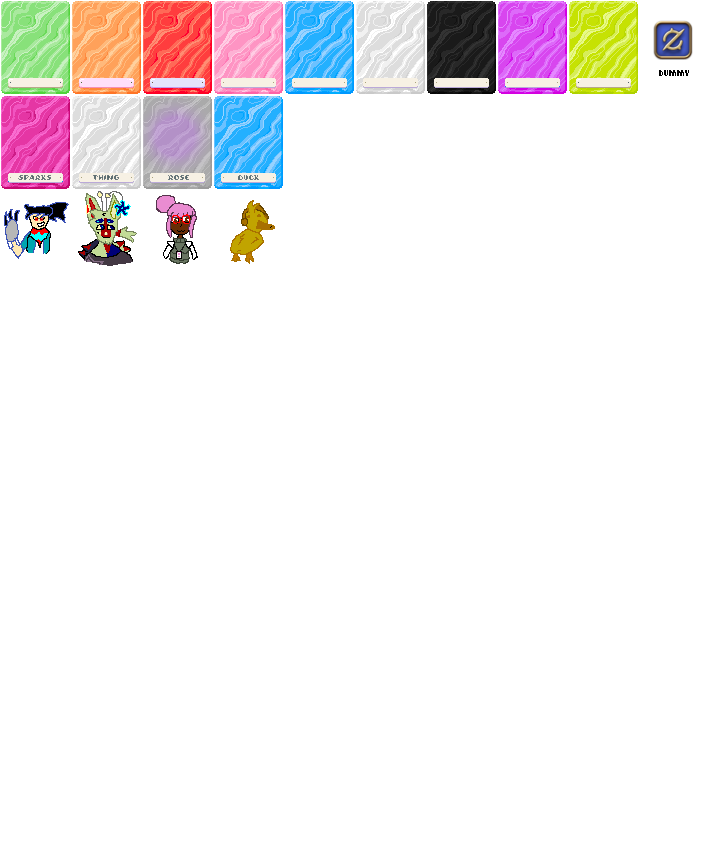
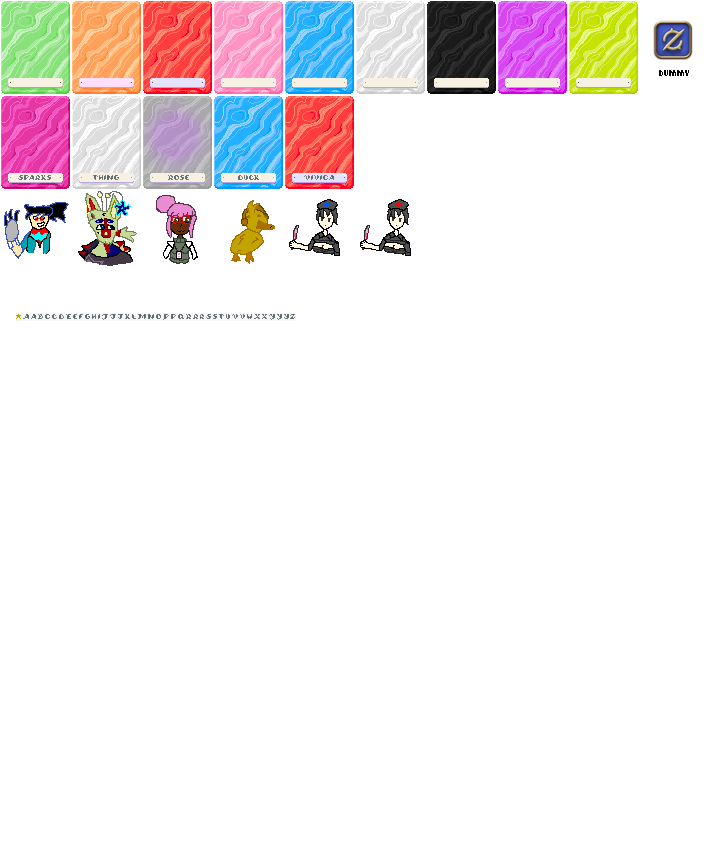
Revision of a layered (710, 855) image; what changed, layer by layer:
showed "legend letters TURN THESE OFF BEFORE EXPORTING!!! >:( copy" over [16, 313, 296, 321]
painted on "base" over [285, 96, 411, 256]
